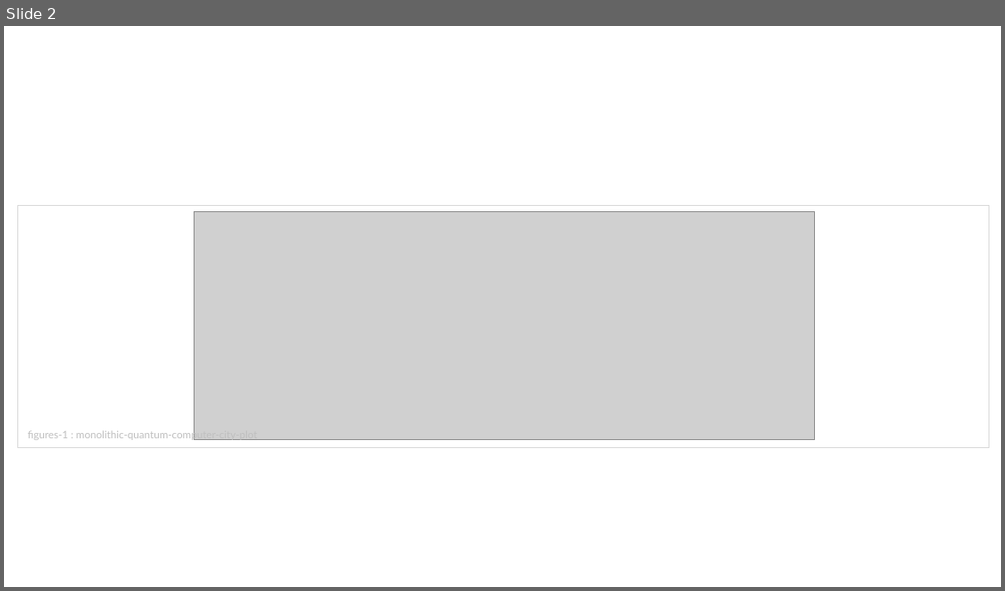
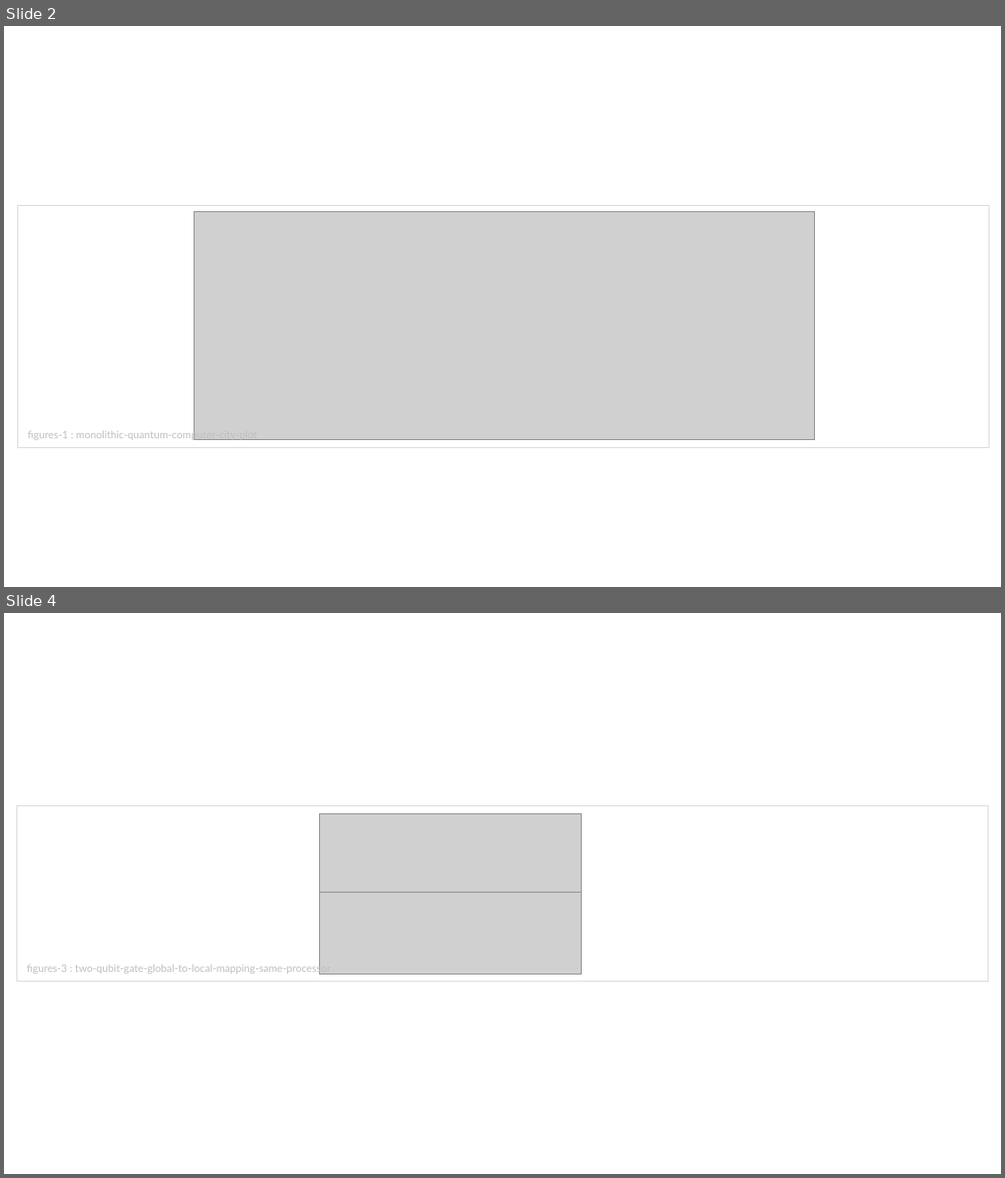
Before and after one commit to brunorijsman/quantum-internet-hackathon-2022, a slide deck: docs/figures/figures.pptx. Shown one above the other, each under a label of ours: slide 2 before the commit, slides 2 and 4 after it; the slides between them are not shown. The pictures are 1005x591 and 1005x1178 pixels, drawn with LibreOffice and Linux fonts; fonts in the diff are those of the drawing; grey boxes stand for pictures. Boxes give left, top, right and bottom in pixels: in the first picture for what was removed or moved away, otherwise in the second. Text is boxed around its words. In the diff, an @@ line names an element or a change of style, - is before the commit and + after.

```diff
--- a/docs/figures/figures.pptx
+++ b/docs/figures/figures.pptx
@@ slide 4 added at box(4, 613, 1001, 1174), background #FFFFFF @@
@@ rectangle added at box(16, 806, 987, 981), outline #D9D9D9 1 pt @@
@@ picture added at box(320, 813, 582, 892) @@
@@ picture added at box(320, 892, 582, 973) @@
@@ text added at box(27, 963, 331, 974), 10 pt, text #BFBFBF @@
+figures-3 : two-qubit-gate-global-to-local-mapping-same-processor
```
Also in this commit, not shown: 4 slides changed, 1 other slide added, 14 other files.
